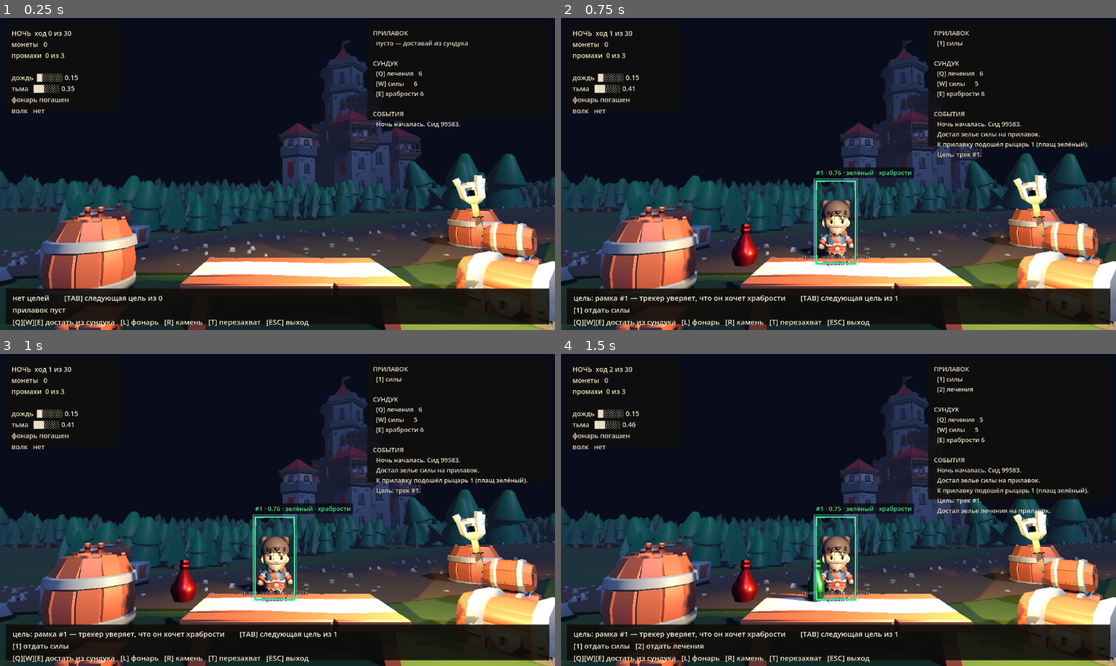
Above: before the commit, frames 1-4 (two rows, left to right).
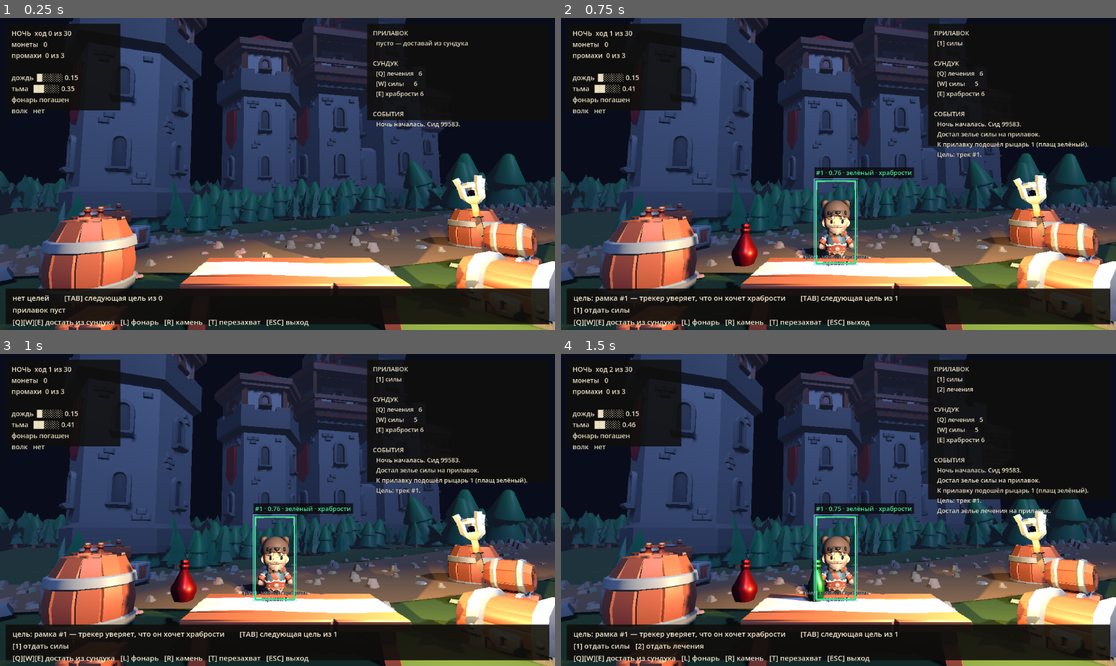
Above: after the commit, the same moments.

Repository: Azidaan/FlyNight
Game: Godot game, scene res://src/view/main.tscn
Two runs of this game, one before a commit and one after it. Both use one fixed random seed, a clock stepped at 60 frames per second and the inputs below.
Inputs:
- Up to frame 1 (0.25 s): no input
- Up to frame 2 (0.75 s): tap Enter at 0.5 s; hold W from 0.53 s (still down); tap Tab at 0.6 s
- Up to frame 3 (1 s): keep holding W; tap Space at 0.77 s
- Up to frame 4 (1.5 s): release W at 1.28 s; tap Q at 1.35 s

The runs differ from the first frame. In frame 1, 26% of the frame differs, in the area x 0-100%, y 0-84%; in frame 2, 24%; in frame 3, 24%; in frame 4, 24%.

Commit message:
feat: замок во весь задний план, земляная дорога с осыпью
- замок укрупнён с 15 до 26, башни с 12 до 21, добавлена цепочка
  башен уходящая за правый край: теперь это протяжённое укрепление,
  а не одинокий домик на горизонте
- лента дороги высветлена: тёмно-бурая ночью сливалась в чёрное
  пятно и читалась одной сплошной плитой
- камней вдвое больше, крупнее, со случайным серым оттенком,
  и кладутся за кромку ленты - иначе край выходил линейкой,
  а не осыпью

Co-Authored-By: Claude Fable 5 <noreply@anthropic.com>

Diff:
--- a/src/view/scene_builder.gd
+++ b/src/view/scene_builder.gd
@@ -174,7 +174,9 @@
 	var band := MeshInstance3D.new()
 	band.mesh = st.commit()
 	var mat := StandardMaterial3D.new()
-	mat.albedo_color = Color(0.29, 0.25, 0.20)
+	# Светлее травы: тёмно-бурая лента ночью сливалась в чёрное пятно
+	# и читалась как одна сплошная плита.
+	mat.albedo_color = Color(0.46, 0.38, 0.28)
 	mat.roughness = 1.0
 	mat.cull_mode = BaseMaterial3D.CULL_DISABLED
 	band.material_override = mat
@@ -187,14 +189,19 @@
 	while t <= CASTLE_ALONG + 12.0:
 		var yaw := road_yaw(t)
 		var side := Vector3(cos(yaw), 0.0, -sin(yaw))
-		for k in range(9):
-			var off := rng.randf_range(-ROAD_HALF_WIDTH + 0.3, ROAD_HALF_WIDTH - 0.3)
+		# Камни кладём и за кромку ленты: иначе край выходит линейкой,
+		# а не осыпью.
+		for k in range(16):
+			var off := rng.randf_range(-ROAD_HALF_WIDTH - 1.2, ROAD_HALF_WIDTH + 1.2)
 			var p := road_point(t + rng.randf_range(-1.3, 1.3)) + side * off
 			p.y = ground_height(p.x, p.z) + 0.01
-			# мелко: булыжник, а не валуны по колено
-			_put(root, ROCK_A if rng.randf() < 0.6 else ROCK_C, p,
-				rng.randf() * TAU, rng.randf_range(0.5, 1.1))
-		t += 2.6
+			var stone := _put(root, ROCK_A if rng.randf() < 0.6 else ROCK_C, p,
+				rng.randf() * TAU, rng.randf_range(0.9, 1.9))
+			_tint(stone, Color(
+				rng.randf_range(0.52, 0.66),
+				rng.randf_range(0.50, 0.62),
+				rng.randf_range(0.46, 0.58)))
+		t += 2.4
 
 ## Замок справа, как на наброске. Отодвинут и укрупнён: в родном масштабе
 ## гекс-пака он был бы по пояс покупателю.
@@ -206,11 +213,17 @@
 	var side := Vector3(cos(yaw), 0.0, -sin(yaw))
 	var fwd := Vector3(sin(yaw), 0.0, cos(yaw))
 
-	_put(root, CASTLE, gate + fwd * 12.0, yaw, 15.0)
-	_put(root, TOWER_B, gate + side * 14.0, yaw, 12.0)
-	_put(root, TOWER_B, gate - side * 14.0, yaw, 12.0)
-	_put(root, TOWER_A, gate + fwd * 6.0 + side * 30.0, yaw + 0.3, 10.0)
-	_put(root, TOWER_A, gate + fwd * 6.0 - side * 30.0, yaw - 0.3, 10.0)
+	# Замок должен нависать над сценой, а не стоять фигуркой на горизонте.
+	_put(root, CASTLE, gate + fwd * 14.0, yaw, 26.0)
+	_put(root, TOWER_B, gate + side * 26.0, yaw, 21.0)
+	_put(root, TOWER_B, gate - side * 26.0, yaw, 21.0)
+
+	# Крепостная стена уходит вправо за край кадра — она и делает замок
+	# протяжённым укреплением, а не одиноким домиком.
+	for i in range(5):
+		_put(root, TOWER_A, gate + fwd * (4.0 - i * 5.0) + side * (44.0 + i * 26.0),
+			yaw + 0.12 * i, 18.0 - i * 1.4)
+	_put(root, TOWER_A, gate + fwd * 8.0 - side * 48.0, yaw - 0.2, 16.0)
 
 ## Густой лес по обе стороны дороги. Гор нет намеренно: в референсе
 ## (Элвиннский лес) горизонт закрывает именно лес, а не хребты.
@@ -278,6 +291,15 @@
 	_put(root, BARREL, Vector3(7.6, 0.0, -5.0))
 	_put(root, CRATES, Vector3(-8.2, 0.0, -7.6), PI * 0.4)
 
+static func _tint(node: Node, c: Color) -> void:
+	for child in node.get_children():
+		_tint(child, c)
+	if node is MeshInstance3D:
+		var mat := StandardMaterial3D.new()
+		mat.albedo_color = c
+		mat.roughness = 1.0
+		(node as MeshInstance3D).material_override = mat
+
 static func _put(root: Node3D, scene: PackedScene, pos: Vector3,
 		yaw: float = 0.0, scale_factor: float = 1.0) -> Node3D:
 	var node: Node3D = scene.instantiate()
